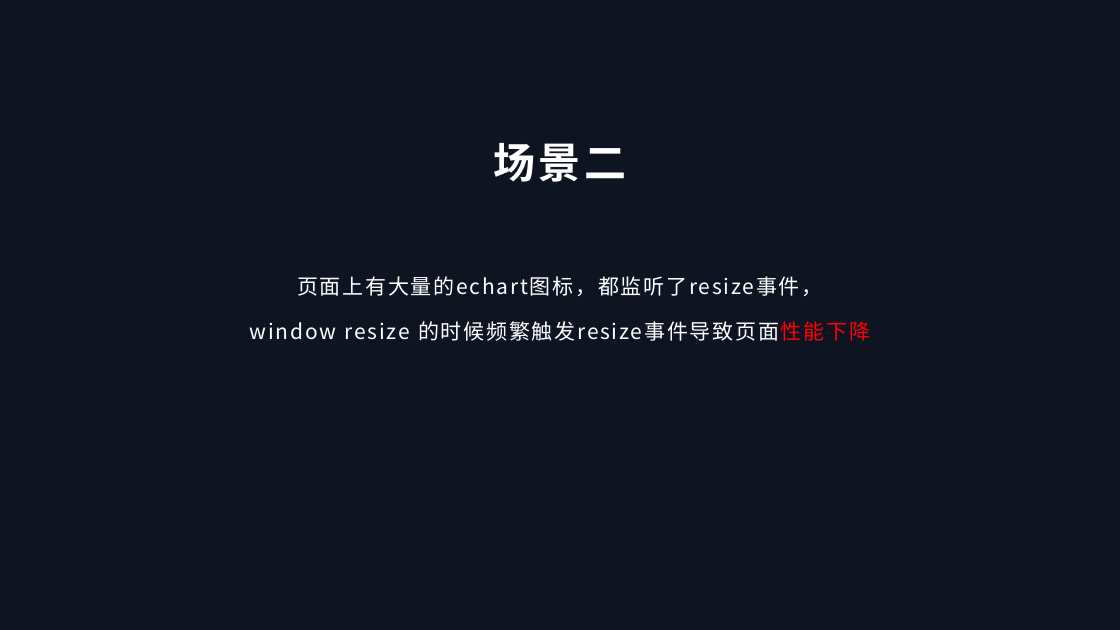
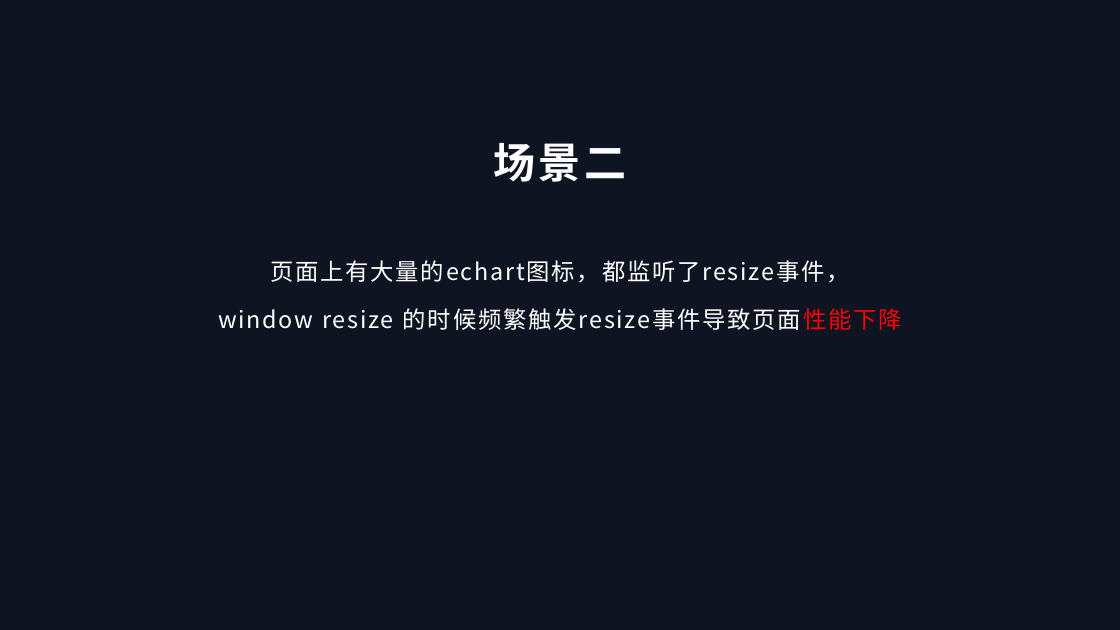
Before and after one commit to LIWANG1998/Debounc-Throttle, a slide deck: slide 4 of 防抖&节流.pptx. Drawn at 1120x630 pixels with LibreOffice and Linux fonts; fonts in the diff are those of the drawing. Boxes give left, top, right and bottom in pixels: in the first picture for what was removed or moved away, otherwise in the second. Text is boxed around its words. In the diff, an @@ line names an element or a change of style, - is before the commit and + after.

```diff
--- a/防抖&节流.pptx
+++ b/防抖&节流.pptx
@@ text "页面上有大量的echart图标，都监听了resize事件，": place and size @@
-text "页面上有大量的echart图标，都监听了resize事件，" at (250, 276, 870, 341)
+text "页面上有大量的echart图标，都监听了resize事件，" at (218, 260, 902, 330)
@@ text "页面上有大量的echart图标，都监听了resize事件，" at (218, 260, 902, 330): size 18 to 20 pt @@
```
Also in this commit, not shown: 1 other slide changed, 2 slides added, 7 other files.
